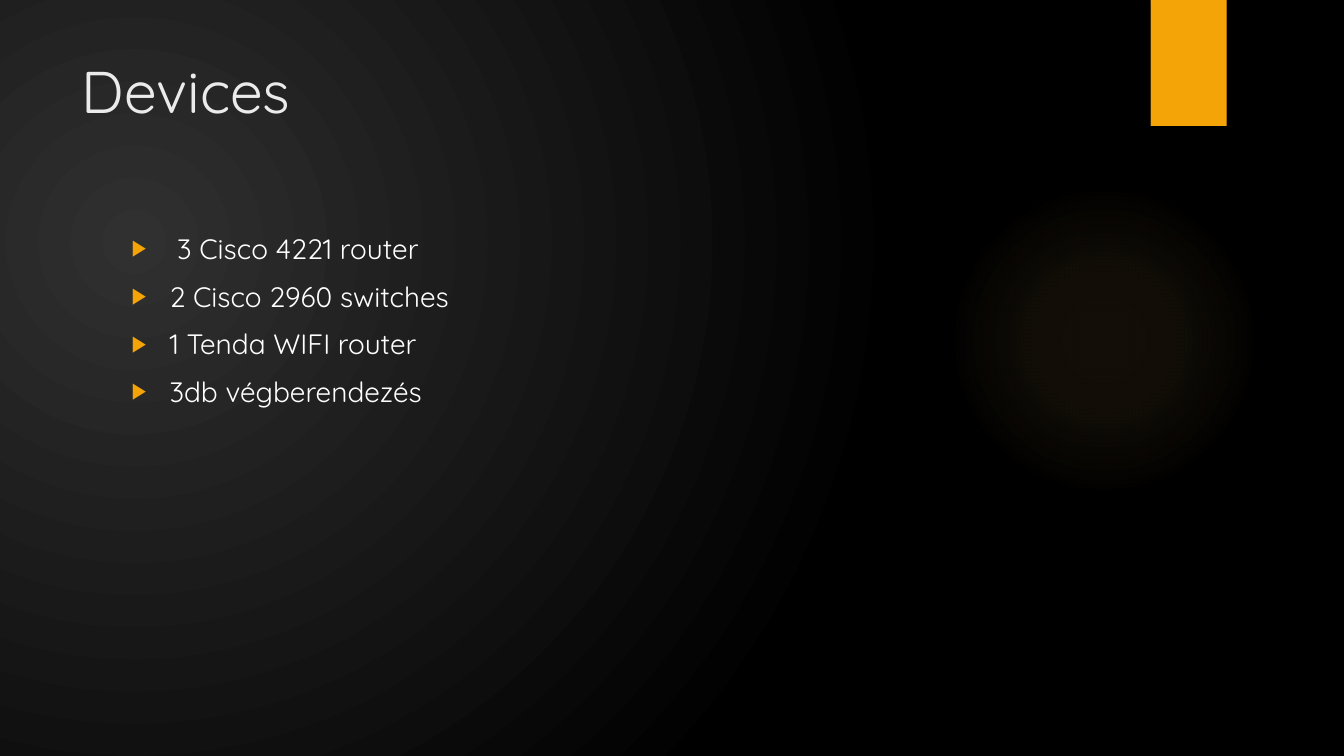
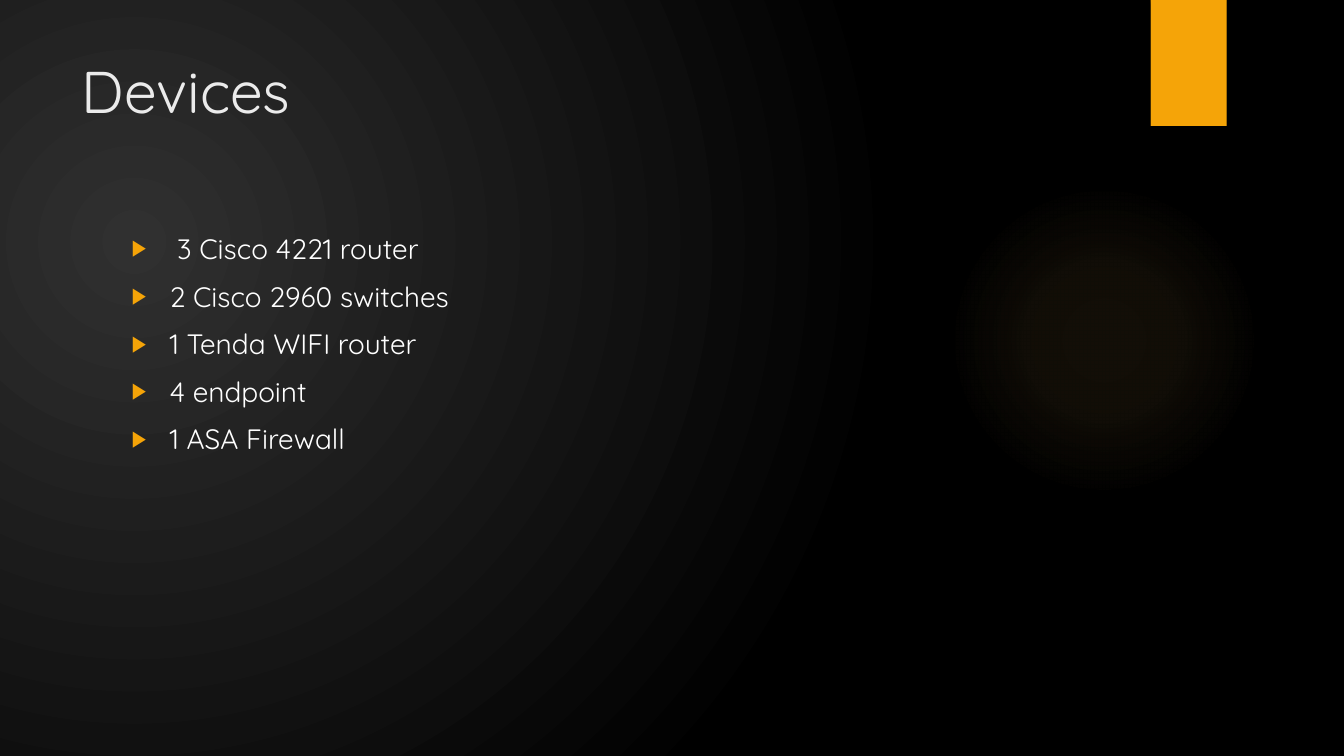
Before and after one commit to LajkaK2006/BorsodNet, a slide deck: slide 3 of BorsodNet.pptx. Drawn at 1344x756 pixels with LibreOffice and Linux fonts; fonts in the diff are those of the drawing; background and template pictures are left out. Boxes give left, top, right and bottom in pixels: in the first picture for what was removed or moved away, otherwise in the second. Text is boxed around its words. In the diff, an @@ line names an element or a change of style, - is before the commit and + after.

```diff
--- a/BorsodNet.pptx
+++ b/BorsodNet.pptx
@@ text at box(170, 381, 345, 450): text changed @@
-▶ 3db végberendezés
+▶ 4 endpoint
+▶ 1 ASA Firewall
```
Also in this commit, not shown: 1 other slide changed, 5 slides added.
